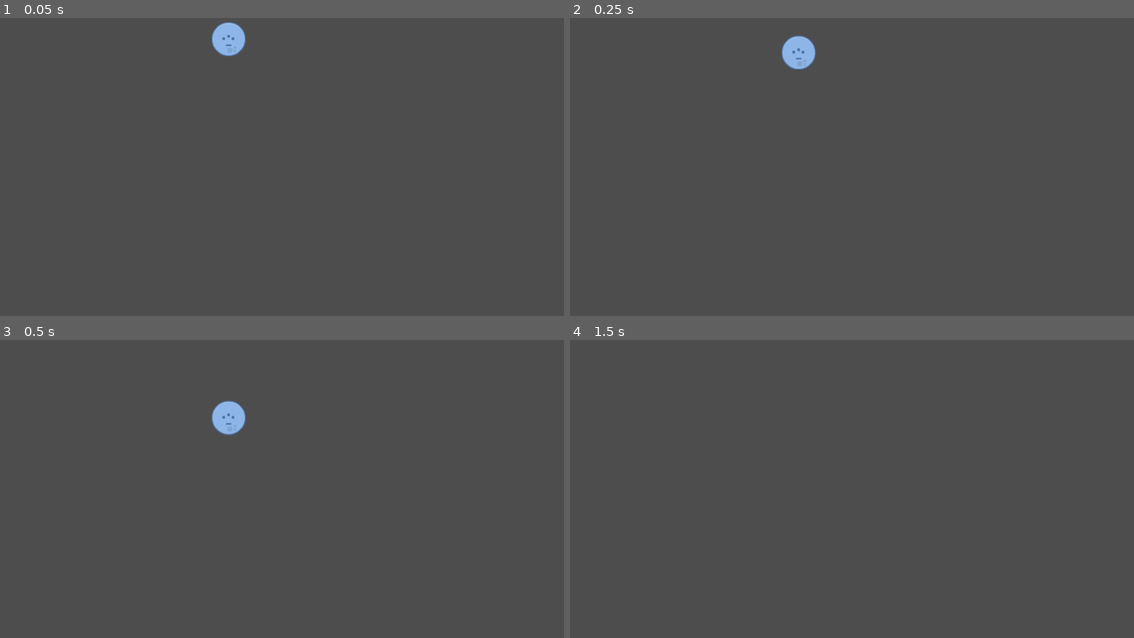
Above: before the commit, frames 1-4 (two rows, left to right).
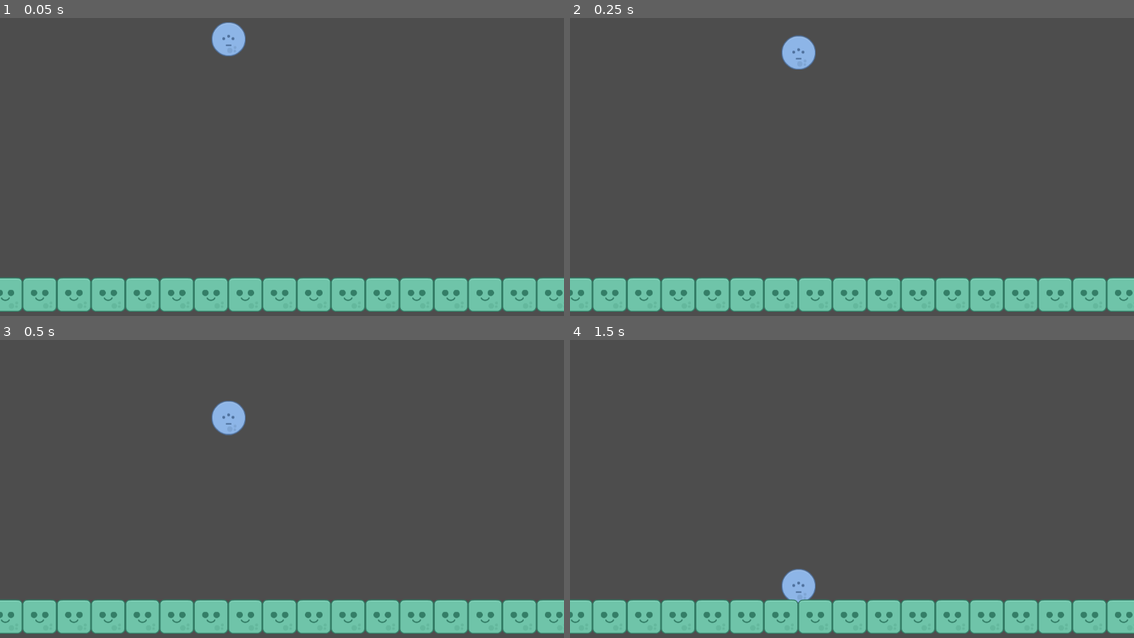
Above: after the commit, the same moments.

Repository: dapark3/CS315-P0.5
Game: Godot game, scene res://world/world.tscn
Same seed, same stepped clock (60 frames per second), same inputs: the game is played once before the commit and once after it.
Inputs:
- Up to frame 1 (0.05 s): no input
- Up to frame 2 (0.25 s): no input
- Up to frame 3 (0.5 s): no input
- Up to frame 4 (1.5 s): no input

The runs differ from the first frame. In frame 1, 11% of the frame differs, in the area x 0-100%, y 86-99%; in frame 2, 11%; in frame 3, 11%; in frame 4, 12%, in the area x 0-100%, y 76-99%.

Commit message:
Implement Tile and collision

Diff:
--- a/world/world.tscn
+++ b/world/world.tscn
@@ -1,8 +1,27 @@
-[gd_scene load_steps=2 format=3 uid="uid://cfbbotic1wot7"]
+[gd_scene load_steps=5 format=3 uid="uid://cfbbotic1wot7"]
 
 [ext_resource type="PackedScene" uid="uid://cd5wx2s8o72lw" path="res://ball/ball.tscn" id="1_5vdbg"]
+[ext_resource type="Texture2D" uid="uid://bwqiid5gvgxp6" path="res://PNG/Aliens/alienGreen_square.png" id="2_iy6hx"]
+
+[sub_resource type="TileSetAtlasSource" id="TileSetAtlasSource_qogjv"]
+texture = ExtResource("2_iy6hx")
+texture_region_size = Vector2i(70, 70)
+0:0/0 = 0
+0:0/0/physics_layer_0/linear_velocity = Vector2(0, 0)
+0:0/0/physics_layer_0/angular_velocity = 0.0
+0:0/0/physics_layer_0/polygon_0/points = PackedVector2Array(-35, -35, 35, -35, 35, 35, -35, 35)
+
+[sub_resource type="TileSet" id="TileSet_yxexm"]
+tile_size = Vector2i(70, 70)
+physics_layer_0/collision_layer = 1
+sources/0 = SubResource("TileSetAtlasSource_qogjv")
 
 [node name="World" type="Node2D"]
 position = Vector2(466, 62)
 
 [node name="Ball" parent="." instance=ExtResource("1_5vdbg")]
+
+[node name="TileMap" type="TileMap" parent="."]
+tile_set = SubResource("TileSet_yxexm")
+format = 2
+layer_0/tile_data = PackedInt32Array(524281, 0, 0, 524282, 0, 0, 524283, 0, 0, 524284, 0, 0, 524285, 0, 0, 524286, 0, 0, 524287, 0, 0, 458752, 0, 0, 458753, 0, 0, 458754, 0, 0, 458755, 0, 0, 458756, 0, 0, 458757, 0, 0, 458758, 0, 0, 458759, 0, 0, 458760, 0, 0, 458761, 0, 0)
